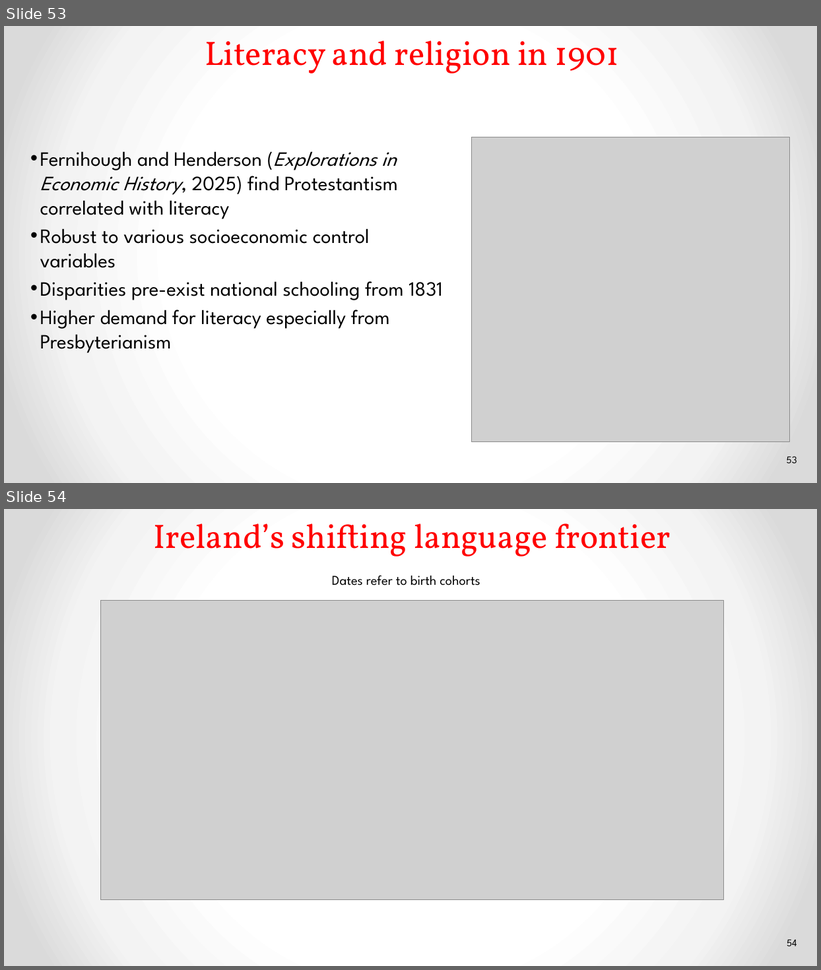
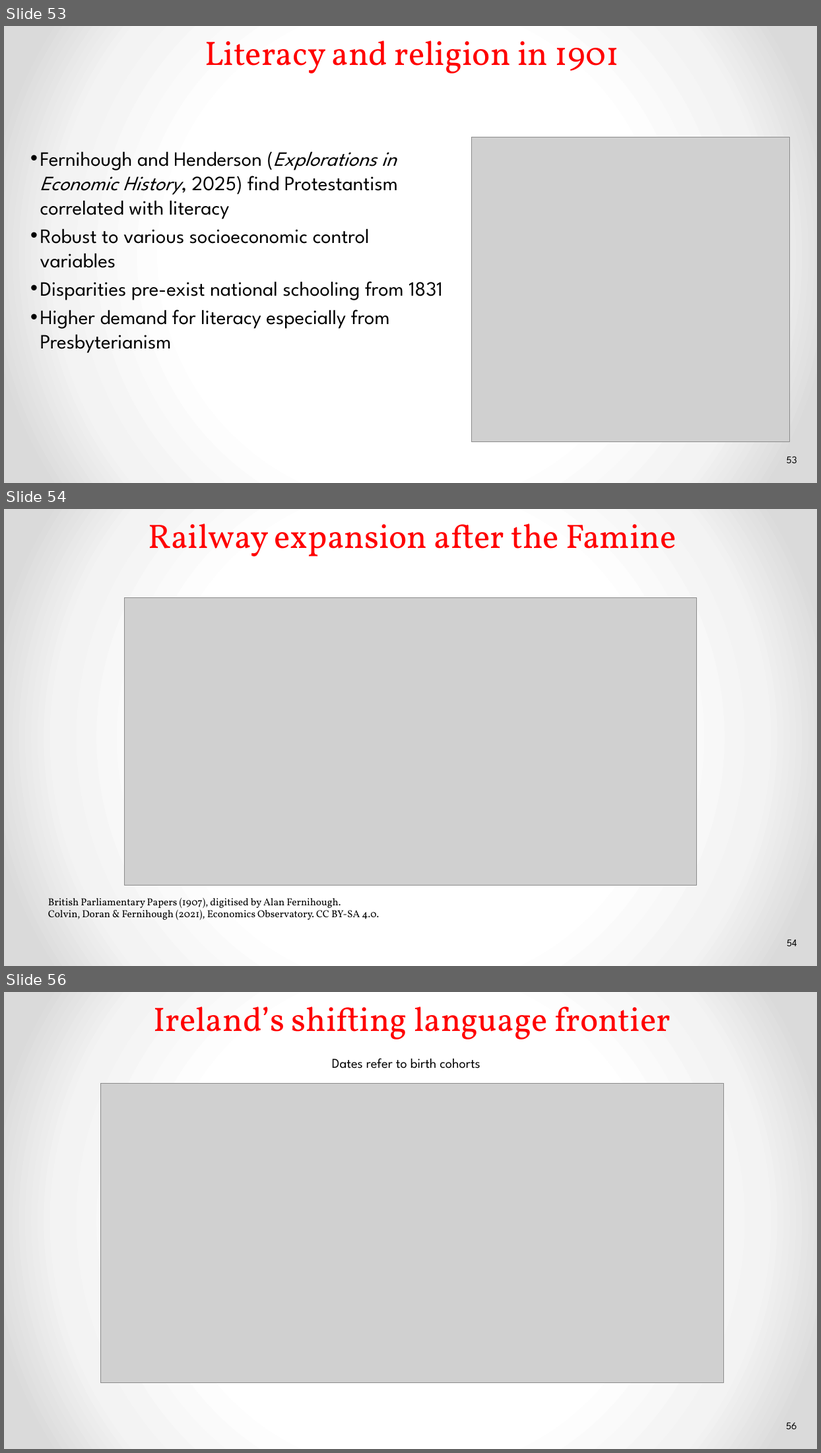
Before and after one commit to chris-colvin/chris-colvin.github.io, a slide deck: Great-Irish-Famine-lecture-November-2025.pptx. Shown one above the other, each under a label of ours: slides 53 and 54 before the commit, slides 53, 54 and 56 after it; the slides between them are not shown. The pictures are 821x970 and 821x1453 pixels, drawn with LibreOffice and Linux fonts; fonts in the diff are those of the drawing; grey boxes stand for pictures; background and template pictures are left out. Boxes give left, top, right and bottom in pixels: in the first picture for what was removed or moved away, otherwise in the second. Text is boxed around its words. In the diff, an @@ line names an element or a change of style, - is before the commit and + after.

```diff
--- a/Great-Irish-Famine-lecture-November-2025.pptx
+++ b/Great-Irish-Famine-lecture-November-2025.pptx
@@ slide 54 added at [4, 509, 817, 966], background gradient #FFFFFF to #F4F4F4 to #DADADA @@
@@ title added at [148, 524, 676, 557], 40 pt, text #FF0000 @@
+Railway expansion after the Famine
@@ picture added at [125, 598, 697, 886] @@
@@ text added at [48, 898, 379, 920], 12 pt, text #000000 @@
+British Parliamentary Papers (1907), digitised by Alan Fernihough.
+Colvin, Doran & Fernihough (2021), Economics Observatory. CC BY-SA 4.0.
@@ page number added at [787, 940, 797, 947], 12 pt, text #000000 @@
+54
@@ what was slide 54 is now slide 56 @@
@@ page number at [786, 1423, 797, 1430]: text changed @@
-54
+56
```
Also in this commit, not shown: 2 slides changed, 1 other slide added, 1 other file.
